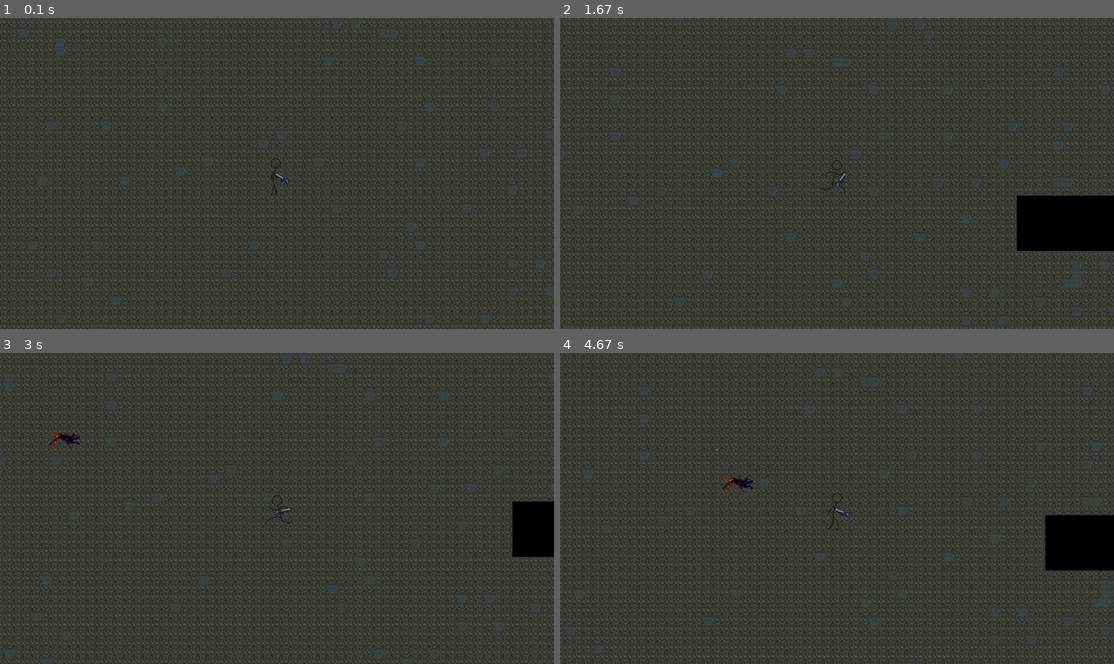
Above: before the commit, frames 1-4 (two rows, left to right).
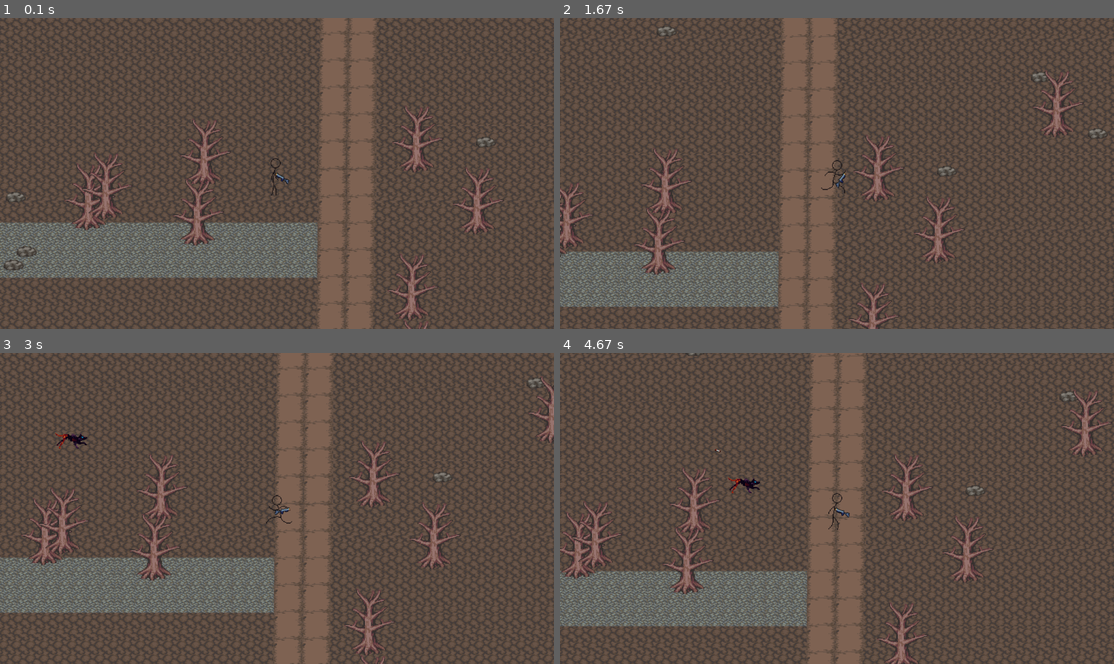
Above: after the commit, the same moments.

Repository: Flugerops/Down-to-the-roots-pygame
Game: pygame game, started from game.py
The game is run twice, just before and just after one commit, with the same random seed, the same clock (stepped at 60 frames per second) and the same inputs.
Inputs (mouse positions are in pixels of both pictures, inside the frame that each line leads up to):
- Up to frame 1 (0.1 s): no input
- Up to frame 2 (1.67 s): hold D 0.33-0.8 s; move the mouse to (814, 189) at 0.37 s; hold W 0.83-1.13 s; move the mouse to (704, 176) at 0.87 s; hold D 1.17-1.63 s; move the mouse to (920, 64) at 1.2 s
- Up to frame 3 (3 s): hold A 1.67-2.2 s; move the mouse to (288, 402) at 1.7 s; hold S 2.23-2.53 s; move the mouse to (282, 542) at 2.27 s; press the mouse at (188, 405) at 2.6 s; move the mouse to (288, 446) at 2.7 s; release the mouse at (387, 483) at 2.83 s; hold A from 2.9 s (still down); click (421, 480) at 2.98 s
- Up to frame 4 (4.67 s): release A at 3.3 s; hold W 3.33-3.7 s; click (1008, 502) at 3.42 s; hold D 3.73-4.37 s; click (953, 452) at 3.82 s; hold S from 4.4 s (still down); click (676, 449) at 4.48 s

The runs differ from the first frame. In frame 1, 69% of the frame differs, in the area x 0-100%, y 0-100%; in frame 2, 69%; in frame 3, 69%; in frame 4, 69%.

Commit message:
map and obstacles

Diff:
--- a/entities/bullet.py
+++ b/entities/bullet.py
@@ -6,7 +6,7 @@
 class Bullet(sprite.Sprite):
     def __init__(self, x, y, speed, angle, lifetime, damage) -> None:
         super().__init__()
-        self.image = transform.rotozoom(image.load("assets/effects/white_bullet.png").convert_alpha(), 0, 1.4)
+        self.image = transform.rotozoom(image.load("assets/effects/white_bullet.png").convert_alpha(), 0, 2)
         self.rect = self.image.get_rect()
         self.rect.center = (x, y)
         self.x = x
--- a/entities/player.py
+++ b/entities/player.py
@@ -1,7 +1,7 @@
 from math import sqrt, degrees, atan2, pi
 from pygame import sprite, image, Vector2, transform, key, K_w, K_s, K_d, K_a, Rect, mouse, mask, KEYUP, draw
 from settings import WIDTH, HEIGHT
-from layer import Spritesheet, bullet_group, all_sprites_group
+from layer import Spritesheet, bullet_group, all_sprites_group, obstacles
 from .bullet import Bullet
 
 
@@ -32,24 +32,28 @@
     def move(self):
         keys = key.get_pressed()
         if keys[K_w]:
-            self.velocity_y = -self.speed
-            self.running = True
+            if self.obstacle_check(0, -self.speed):
+                self.velocity_y = -self.speed
+                self.running = True
 
         if keys[K_s]:
-            self.velocity_y = self.speed
-            self.running = True
+            if self.obstacle_check(0, self.speed):
+                self.velocity_y = self.speed
+                self.running = True
 
         if keys[K_d]:
-            self.velocity_x = self.speed
-            self.running = True
-            if self.flipped:
-                self.flipped = False
+            if self.obstacle_check(self.speed, 0):
+                self.velocity_x = self.speed
+                self.running = True
+                if self.flipped:
+                    self.flipped = False
 
         if keys[K_a]:
-            self.velocity_x = -self.speed
-            self.running = True
-            if not self.flipped:
-                self.flipped = True
+            if self.obstacle_check(-self.speed, 0):
+                self.velocity_x = -self.speed
+                self.running = True
+                if not self.flipped:
+                    self.flipped = True
 
         if not all([keys[K_a] or keys[K_d] or keys[K_s] or keys[K_w]]):
             self.running = False
@@ -65,18 +69,18 @@
             self.velocity_y /= sqrt(2)
 
         self.pos += Vector2(self.velocity_x, self.velocity_y)
+
+        if self.pos.x < 0:
+            self.pos.x = 0
+        elif self.pos.x > 4000 - self.w:
+            self.pos.x = 4000 - self.w
+        if self.pos.y < 0:
+            self.pos.y = 0
+        elif self.pos.y > 2500 - self.h:
+            self.pos.y = 2500 - self.h
+
         self.rect.center = self.pos
 
-
-    # def handle_weapons(self, screen):
-    #     mouse_x, mouse_y = mouse.get_pos()
-    #     rel_x, rel_y = mouse_x - self.pos.x, mouse_y - self.pos.y
-    #     angle = (180 / pi) * -atan2(rel_y, rel_x)
-    #     offset_x = self.rect.centerx - WIDTH // 2
-    #     offset_y = self.rect.centery - HEIGHT // 2
-    #     self.get_mouse_pos()
-    #     weapon_copy = transform.rotate(self.weapon_img, angle + self.angle)
-    #     screen.blit(weapon_copy, (offset_x+15-int(weapon_copy.get_width()/2), offset_y+25-int(weapon_copy.get_height()/2)))
 
     def handle_weapons(self, screen):
         self.get_mouse_pos()
@@ -88,6 +92,15 @@
         offset_x = self.rect.centerx - WIDTH // 2 + 10
         offset_y = self.rect.centery - HEIGHT // 2 + 5
         screen.blit(weapon_copy, (self.rect.centerx - offset_x, self.rect.centery - offset_y))
+
+
+    def obstacle_check(self, dx, dy):
+        new_pos = self.pos + Vector2(dx, dy)
+        for sprite in obstacles:
+            if new_pos.x + self.w > sprite.hitbox.left and new_pos.x < sprite.hitbox.right and new_pos.y + self.h > sprite.hitbox.top and new_pos.y < sprite.hitbox.bottom:
+                self.pos -= Vector2(dx, dy)
+                return False
+        return True
 
     def get_mouse_pos(self):
         self.mouse_coords = mouse.get_pos()
--- a/game.py
+++ b/game.py
@@ -3,7 +3,7 @@
 from pygame.sprite import Group
 from settings import WIDTH, HEIGHT, FPS
 from entities import Player, Enemy
-from layer import all_sprites_group, bullet_group, Camera
+from layer import all_sprites_group, bullet_group, Camera, SpriteGenerator, obstacles
 
 
 
@@ -15,13 +15,21 @@
 pygame.display.set_caption("Down to the roots")
 clock = pygame.time.Clock()
 
-background = pygame.image.load("assets/level/ground.png").convert()
+background = pygame.image.load("assets/level/test_level.png").convert()
+stone1_img = pygame.image.load("assets/obstacles/stone1.png").convert()
+tree_img = pygame.image.load("assets/obstacles/tree1.png")
+stone2_img = pygame.image.load("assets/obstacles/stone2.png")
 
+stone_sprites = SpriteGenerator(stone1_img, 20)
+stone_sprites.generate_sprites()
+tree_sprites = SpriteGenerator(tree_img, 10)
+tree_sprites.generate_sprites()
+stone_sprites = SpriteGenerator(stone2_img, 3)
+stone_sprites.generate_sprites()
 
 player = Player(size=2.5, speed=7, w=64, h=61)
 enemy = Enemy(pos=(500,600), size=2.5, speed=5, w=67, h=32, player=player, health=100, fliped=True)
 camera = Camera(background)
-
 
 while True:
     keys = pygame.key.get_pressed()
@@ -31,8 +39,11 @@
             exit()
     # all_sprites_group.draw(screen)
     camera.custom_draw(player=player, screen=screen)
+
     player.handle_weapons(screen)
     all_sprites_group.update()
+    # for sprite in obstacles:
+    #     pygame.draw.rect(screen, "red", sprite.hitbox, width=2)
     # screen.blit(background, (0, 0))
     # screen.blit(player.mask_image, (0,0))
 
--- a/layer/__init__.py
+++ b/layer/__init__.py
@@ -1,3 +1,3 @@
 from .spritesheet import Spritesheet
-from .sprites import bullet_group, all_sprites_group, enemy_group
+from .sprites import bullet_group, all_sprites_group, enemy_group, SpriteGenerator, obstacles
 from .camera_group import Camera
--- a/layer/camera_group.py
+++ b/layer/camera_group.py
@@ -1,4 +1,4 @@
-from pygame import sprite, display, image, math, Vector2, draw
+from pygame import sprite, display, image, math, Vector2, draw, transform
 from settings import WIDTH, HEIGHT
 from layer import all_sprites_group
 
@@ -9,8 +9,10 @@
         self.offset = Vector2()
         self.background = background
         self.floor_rect = background.get_rect(topleft = (0, 0))
+        self.large_bg = transform.scale(image.load("assets/level/hell_bg.png").convert(), (2500, 1500))
 
     def custom_draw(self, player, screen):
+        screen.blit(self.large_bg, (0, 0))
         self.offset.x = player.rect.centerx - WIDTH // 2
         self.offset.y = player.rect.centery - HEIGHT // 2
         floor_offset_pos = self.floor_rect.topleft - self.offset
--- a/layer/sprites.py
+++ b/layer/sprites.py
@@ -1,7 +1,26 @@
-from pygame.sprite import Group
-# from game import player
+from random import randint
+from pygame import Rect, draw
+from pygame.sprite import Group, Sprite
 
 
 all_sprites_group = Group()
 bullet_group = Group()
 enemy_group = Group()
+obstacles = Group()
+
+
+class SpriteGenerator:
+    def __init__(self, image, quantity) -> None:
+        self.image = image
+        self.quantity = quantity
+
+    def generate_sprites(self):
+        for i in range(self.quantity):
+            x = randint(0, 4000 - self.image.get_width())
+            y = randint(0, 2500 - self.image.get_height())
+            sprite = Sprite(obstacles)
+            sprite.image = self.image
+            sprite.rect = self.image.get_rect(topleft=(x, y))
+            sprite.hitbox = Rect(x + 10, y + 10, self.image.get_width() - 20, self.image.get_height() - 20)
+            obstacles.add(sprite)
+            all_sprites_group.add(sprite)
Binary file added: assets/level/43d4d7e5ba1cfa7959a1fab8d64f22ea.gif
Binary file added: assets/level/hell_bg.png
Binary file added: assets/level/large_bg.png
Binary file added: assets/level/test_level.png
Binary file added: assets/obstacles/stone1.png
Binary file added: assets/obstacles/stone2.png
Binary file added: assets/obstacles/tree1.png
Not shown, added: assets/level/level1.png
